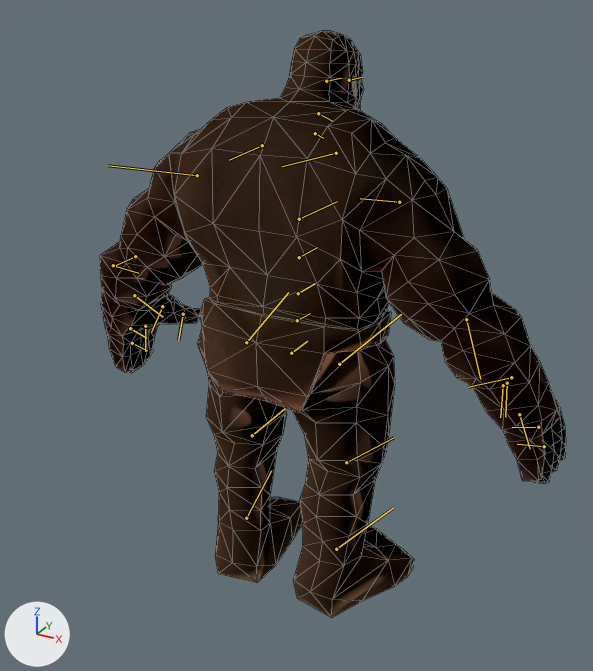
The glTF model minions-port/assets/characters/giant_giant.glb, before and after one commit.
Both versions are drawn from a camera (50 mm lens) standing at (1.142, -2.053, 1.948) and looking at (-0.018, 0.056, 0.893). Lighting does not change. The marker at lower left points along +X, +Y and +Z. The first picture is the older version. The bones that change, and the others that lie on the model, are drawn over the model as lines. Mesh edges are drawn as thin lines.

In view in the first picture: 'body'.
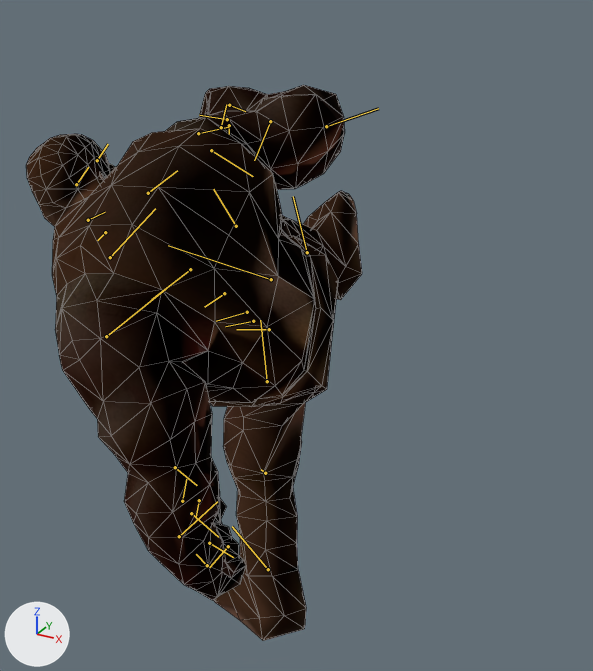
The newer file adds an action. The first version stands in its rest pose; the second is drawn at frame 16 of the action 'kick1'.

What the commit changed:
Bone 'Bip01 Pelvis' (bone_bip01_pelvis) moves from (0.0, 0.0, 0.0) to (0.06, 0.006, 0.085).
Bone 'Bip01 Pelvis' (bone_bip01_pelvis) turns from (0, 0, 0) to (107, 16, -50) degrees about its own x, y and z.
Bone 'Bip01 Spine' (bone_bip01_spine) turns from (0, 0, 0) to (10, 2, -2) degrees about its own x, y and z.
Bone 'Bip01 Spine1' (bone_bip01_spine1) turns from (0, 0, 0) to (-3, 15, 24) degrees about its own x, y and z.
Bone 'Bip01 Spine2' (bone_bip01_spine2) turns from (0, 0, 0) to (-6, 15, 24) degrees about its own x, y and z.
Bone 'Bip01 Neck' (bone_bip01_neck) turns from (0, 0, 0) to (0, 0, -22) degrees about its own x, y and z.
Bone 'Bip01 Head' (bone_bip01_head) turns from (0, 0, 0) to (-72, 29, -16) degrees about its own x, y and z.
Bone 'Bip01 L Clavicle' (bone_bip01_l_clavicle) moves from (0.0, 0.0, 0.0) to (-0.017, 0.004, 0.037).
Bone 'Bip01 L Clavicle' (bone_bip01_l_clavicle) turns from (0, 0, 0) to (19, -11, 8) degrees about its own x, y and z.
Bone 'Bip01 L UpperArm' (bone_bip01_l_upperarm) turns from (0, 0, 0) to (-11, 9, -11) degrees about its own x, y and z.
Bone 'Bip01 L Forearm' (bone_bip01_l_forearm) turns from (0, 0, 0) to (0, 0, -10) degrees about its own x, y and z.
Bone 'Bip01 L Hand' (bone_bip01_l_hand) turns from (0, 0, 0) to (25, -1, 20) degrees about its own x, y and z.
Bone 'Bip01 L Thumb' (bone_bip01_l_thumb) turns from (0, 0, 0) to (4, -7, 3) degrees about its own x, y and z.
Bone 'Bip01 L Thumb B' (bone_bip01_l_thumb_b) turns from (0, 0, 0) to (0, 0, 98) degrees about its own x, y and z.
Bone 'Bip01 L Fingers' (bone_bip01_l_fingers) turns from (0, 0, 0) to (0, 0, 79) degrees about its own x, y and z.
Bone 'Bip01 L Fingers B' (bone_bip01_l_fingers_b) turns from (0, 0, 0) to (0, 0, 92) degrees about its own x, y and z.
Bone 'Bip01 R Clavicle' (bone_bip01_r_clavicle) moves from (0.0, 0.0, 0.0) to (-0.017, 0.004, -0.037).
Bone 'Bip01 R Clavicle' (bone_bip01_r_clavicle) turns from (0, 0, 0) to (-17, 12, 12) degrees about its own x, y and z.
Bone 'Bip01 R UpperArm' (bone_bip01_r_upperarm) turns from (0, 0, 0) to (46, -1, 10) degrees about its own x, y and z.
Bone 'Bip01 R Forearm' (bone_bip01_r_forearm) turns from (0, 0, 0) to (0, 0, -79) degrees about its own x, y and z.
Bone 'Bip01 R Hand' (bone_bip01_r_hand) turns from (0, 0, 0) to (16, -13, -16) degrees about its own x, y and z.
Bone 'Bip01 R Thumb' (bone_bip01_r_thumb) turns from (0, 0, 0) to (4, -7, 3) degrees about its own x, y and z.
Bone 'Bip01 R Thumb B' (bone_bip01_r_thumb_b) turns from (0, 0, 0) to (0, 0, 98) degrees about its own x, y and z.
Bone 'Bip01 R Fingers' (bone_bip01_r_fingers) turns from (0, 0, 0) to (0, 0, 79) degrees about its own x, y and z.
Bone 'Bip01 R Fingers B' (bone_bip01_r_fingers_b) turns from (0, 0, 0) to (0, 0, 92) degrees about its own x, y and z.
Bone 'Bip01 L Thigh' (bone_bip01_l_thigh) moves from (0.0, 0.0, 0.0) to (0.009, 0.024, 0.005).
Bone 'Bip01 L Thigh' (bone_bip01_l_thigh) turns from (0, 0, 0) to (106, 36, 13) degrees about its own x, y and z.
Bone 'Bip01 L Calf' (bone_bip01_l_calf) turns from (0, 0, 0) to (0, 0, -22) degrees about its own x, y and z.
Bone 'Bip01 L Foot' (bone_bip01_l_foot) turns from (0, 0, 0) to (-15, -2, 14) degrees about its own x, y and z.
Bone 'Bip01 R Thigh' (bone_bip01_r_thigh) moves from (0.0, 0.0, 0.0) to (-0.012, -0.031, 0.0).
Bone 'Bip01 R Thigh' (bone_bip01_r_thigh) turns from (0, 0, 0) to (6, -48, 30) degrees about its own x, y and z.
Bone 'Bip01 R Calf' (bone_bip01_r_calf) turns from (0, 0, 0) to (0, 0, -76) degrees about its own x, y and z.
Bone 'Bip01 R Foot' (bone_bip01_r_foot) turns from (0, 0, 0) to (12, -5, -10) degrees about its own x, y and z.

What differs and where, as boxes (x1, y1, x2, y2) in the pictures (593 x 671 px):
'body', posed (28% narrower): before (100, 30, 566, 618); after (26, 85, 362, 641)
bone 'Bip01 Pelvis', root to tip: before (291, 353) to (307, 341); after (269, 329) to (236, 329)
bone 'Bip01 Spine', root to tip: before (297, 320) to (310, 313); after (253, 321) to (225, 326)
bone 'Bip01 Spine1', root to tip: before (298, 293) to (315, 283); after (247, 312) to (216, 321)
bone 'Bip01 Spine2', root to tip: before (299, 257) to (317, 247); after (224, 293) to (204, 307)
bone 'Bip01 Neck', root to tip: before (315, 133) to (323, 138); after (105, 232) to (97, 240)
bone 'Bip01 Head', root to tip: before (318, 113) to (332, 121); after (88, 220) to (105, 212)
bone 'Bip01 L Clavicle', root to tip: before (262, 145) to (229, 160); after (110, 257) to (155, 208)
bone 'Bip01 L UpperArm', root to tip: before (197, 175) to (107, 165); after (106, 336) to (165, 289)
bone 'Bip01 L Forearm', root to tip: before (135, 256) to (112, 267); after (175, 467) to (197, 485)
bone 'Bip01 L Hand', root to tip: before (134, 295) to (163, 317); after (179, 536) to (217, 501)
bone 'Bip01 L Thumb', root to tip: before (162, 306) to (151, 332); after (191, 513) to (218, 537)
bone 'Bip01 L Thumb B', root to tip: before (183, 314) to (178, 340); after (199, 500) to (196, 517)
bone 'Bip01 L Fingers', root to tip: before (130, 328) to (146, 338); after (207, 565) to (196, 554)
bone 'Bip01 L Fingers B', root to tip: before (132, 343) to (147, 350); after (228, 546) to (209, 567)
bone 'Bip01 R Clavicle', root to tip: before (336, 153) to (282, 166); after (148, 193) to (177, 170)
bone 'Bip01 R UpperArm', root to tip: before (399, 202) to (360, 198); after (211, 150) to (253, 176)
bone 'Bip01 R Forearm', root to tip: before (466, 319) to (480, 379); after (326, 126) to (378, 108)
bone 'Bip01 R Hand', root to tip: before (511, 377) to (468, 387); after (270, 121) to (254, 160)
bone 'Bip01 R Thumb', root to tip: before (507, 383) to (505, 417); after (229, 125) to (229, 134)
bone 'Bip01 R Thumb B', root to tip: before (503, 385) to (500, 417); after (198, 133) to (228, 127)
bone 'Bip01 R Fingers', root to tip: before (538, 427) to (512, 427); after (229, 105) to (245, 111)
bone 'Bip01 R Fingers B', root to tip: before (544, 446) to (517, 444); after (221, 127) to (226, 104)
bone 'Bip01 L Thigh', root to tip: before (246, 342) to (288, 292); after (267, 381) to (260, 320)
bone 'Bip01 L Calf', root to tip: before (252, 435) to (285, 408); after (265, 473) to (261, 469)
bone 'Bip01 L Foot', root to tip: before (246, 518) to (271, 470); after (268, 569) to (232, 526)
bone 'Bip01 R Thigh', root to tip: before (339, 364) to (401, 314); after (271, 279) to (168, 245)
bone 'Bip01 R Calf', root to tip: before (346, 462) to (394, 437); after (236, 226) to (213, 189)
bone 'Bip01 R Foot', root to tip: before (336, 549) to (393, 508); after (307, 252) to (293, 196)
